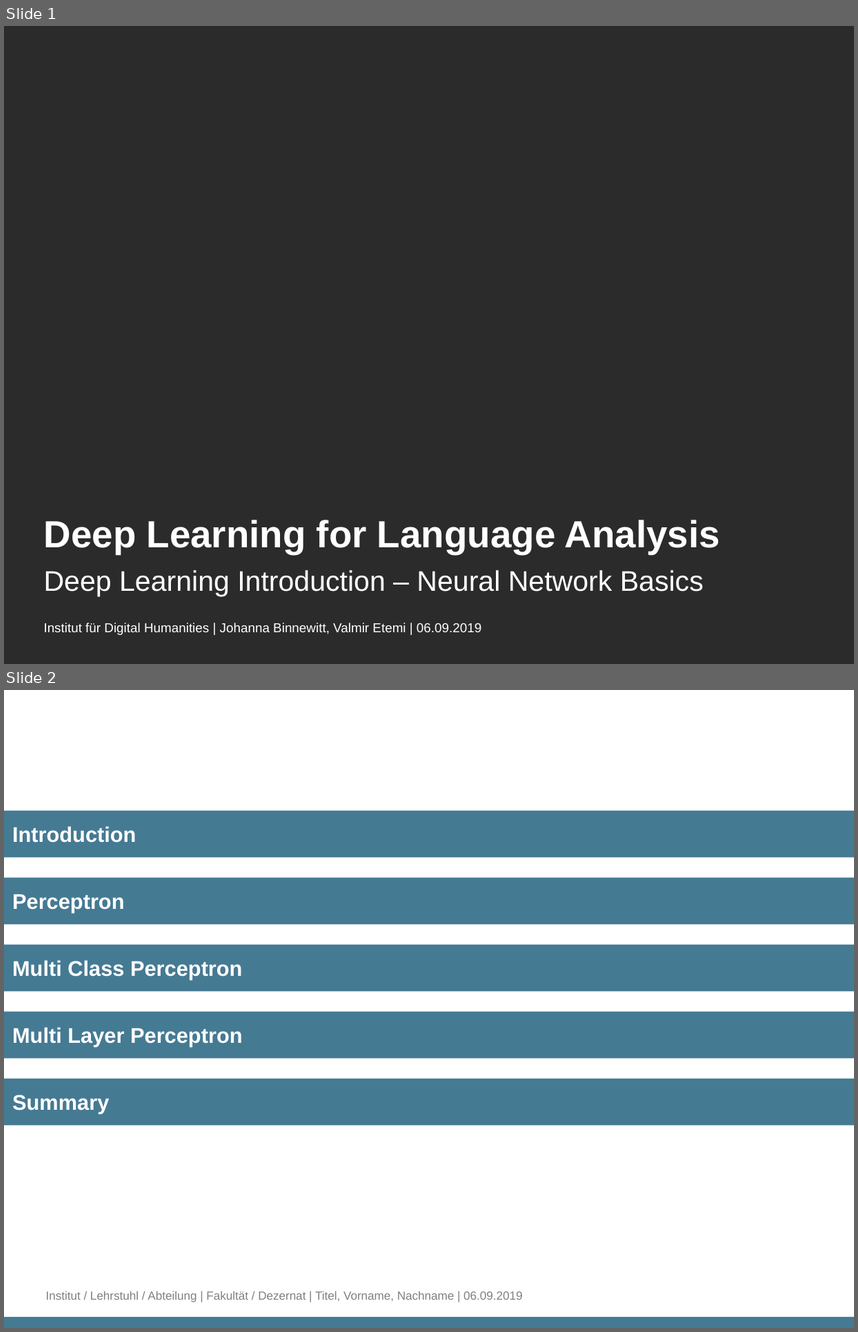
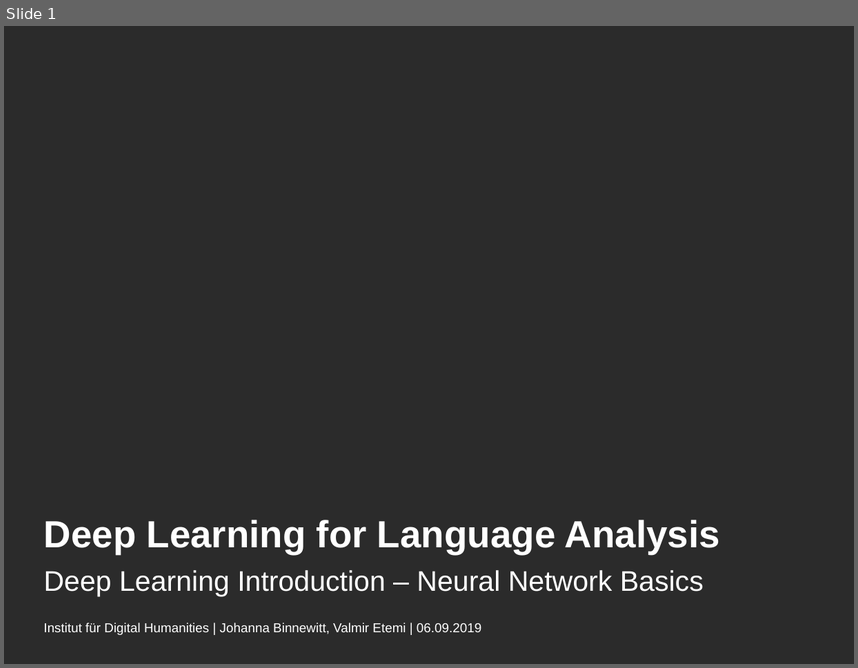
Before and after one commit to DH-Cologne/SummerSchool2019, a slide deck: docs/neural_networks.odp. Shown one above the other, each under a label of ours: slides 1 and 2 before the commit, slide 1 after it. The pictures are 858x1332 and 858x668 pixels, drawn with LibreOffice and Linux fonts; fonts in the diff are those of the drawing; background and template pictures are left out; a plain dark background stands for a picture behind light text. Boxes give left, top, right and bottom in pixels: in the first picture for what was removed or moved away, otherwise in the second. Text is boxed around its words. In the diff, an @@ line names an element or a change of style, - is before the commit and + after.

Commit message:
Added Tech intro

```diff
--- a/docs/neural_networks.odp
+++ b/docs/neural_networks.odp
@@ slide 2 removed at <box>4,690,854,1328</box>, background #FFFFFF @@
@@ rectangle removed at <box>4,811,854,858</box> @@
-Introduction
@@ rectangle removed at <box>4,877,854,924</box> @@
-Perceptron
@@ rectangle removed at <box>4,944,854,991</box> @@
-Multi Class Perceptron
@@ rectangle removed at <box>4,1012,854,1058</box> @@
-Multi Layer Perceptron
@@ rectangle removed at <box>4,1078,854,1125</box> @@
-Summary
@@ text removed at <box>46,1290,522,1302</box> @@
-Institut / Lehrstuhl / Abteilung | Fakultät / Dezernat | Titel, Vorname, Nachname | 06.09.2019
@@ rectangle removed at <box>4,1317,854,1328</box> @@
```
Also in this commit, not shown: 5 slides changed, 1 slide added, 3 other files.
